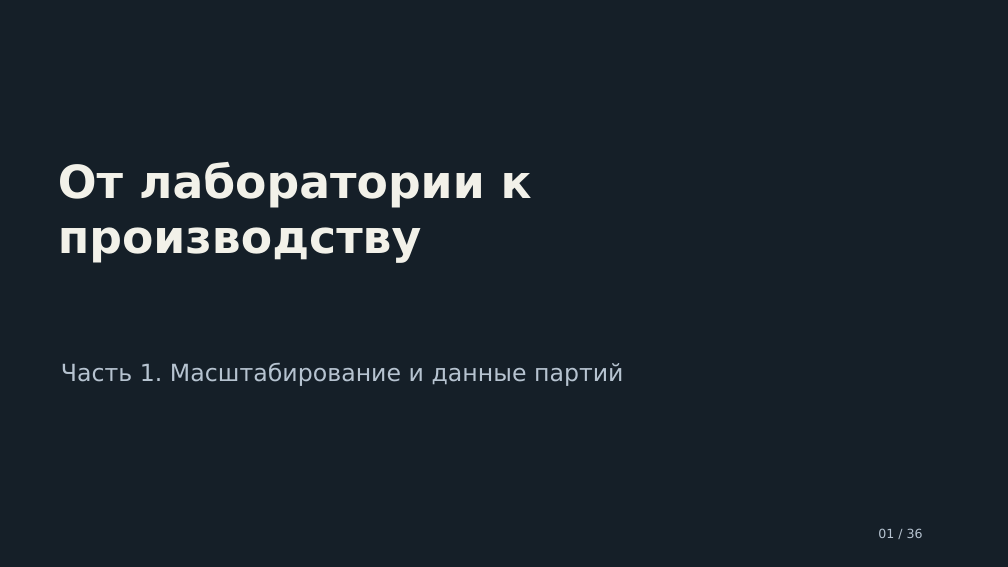
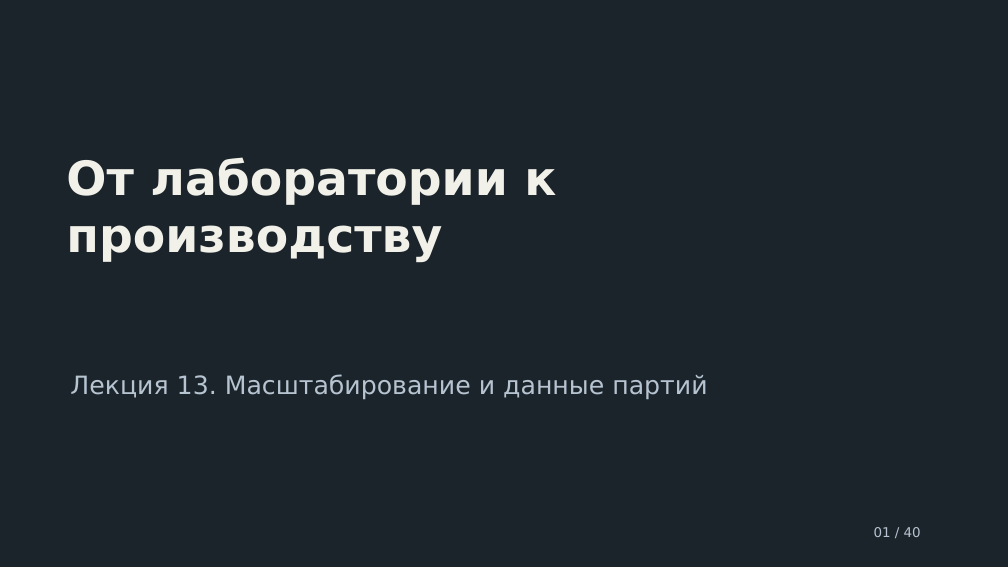
Before and after one commit to ashrpv/computer_science_in_nanoscience, a slide deck: slide 1 of slides/13_from_lab_to_production_scale_and_data.pptx. Drawn at 1008x567 pixels with LibreOffice and Linux fonts; fonts in the diff are those of the drawing. Boxes give left, top, right and bottom in pixels: in the first picture for what was removed or moved away, otherwise in the second. Text is boxed around its words. In the diff, an @@ line names an element or a change of style, - is before the commit and + after.

```diff
--- a/slides/13_from_lab_to_production_scale_and_data.pptx
+++ b/slides/13_from_lab_to_production_scale_and_data.pptx
@@ background #151F28 to #1B242B @@
@@ text at [66, 157, 556, 263]: text changed; size 43.5 to 45 pt @@
-От лаборатории к производству
+От лаборатории к
+производству
@@ text at [70, 374, 707, 400]: text changed; size 22.5 to 24 pt @@
-Часть 1. Масштабирование и данные партий
+Лекция 13. Масштабирование и данные партий
@@ vertical alignment middle to top in 3 elements at [66, 157, 556, 263], [70, 374, 707, 400], [874, 527, 921, 537] @@
@@ text at [874, 527, 921, 537]: text changed; size 12 to 12.8 pt @@
-01 / 36
+01 / 40
```
Also in this commit, not shown: 39 slides added, 35 slides removed, 5 other files.
